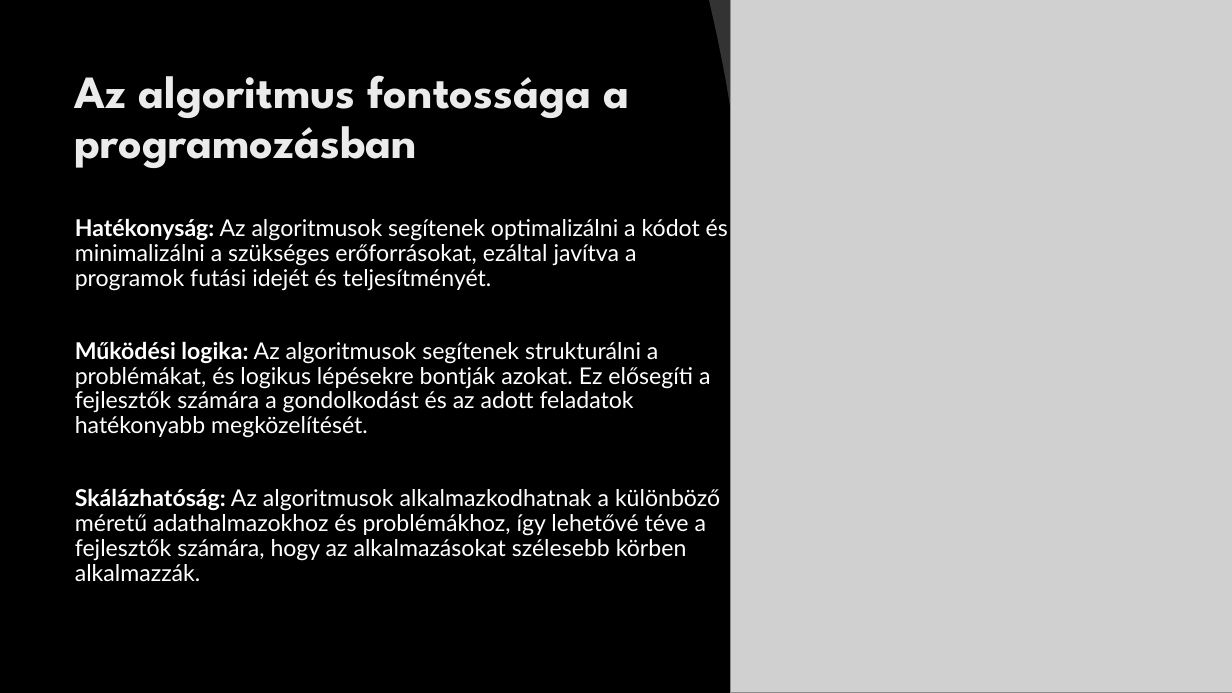
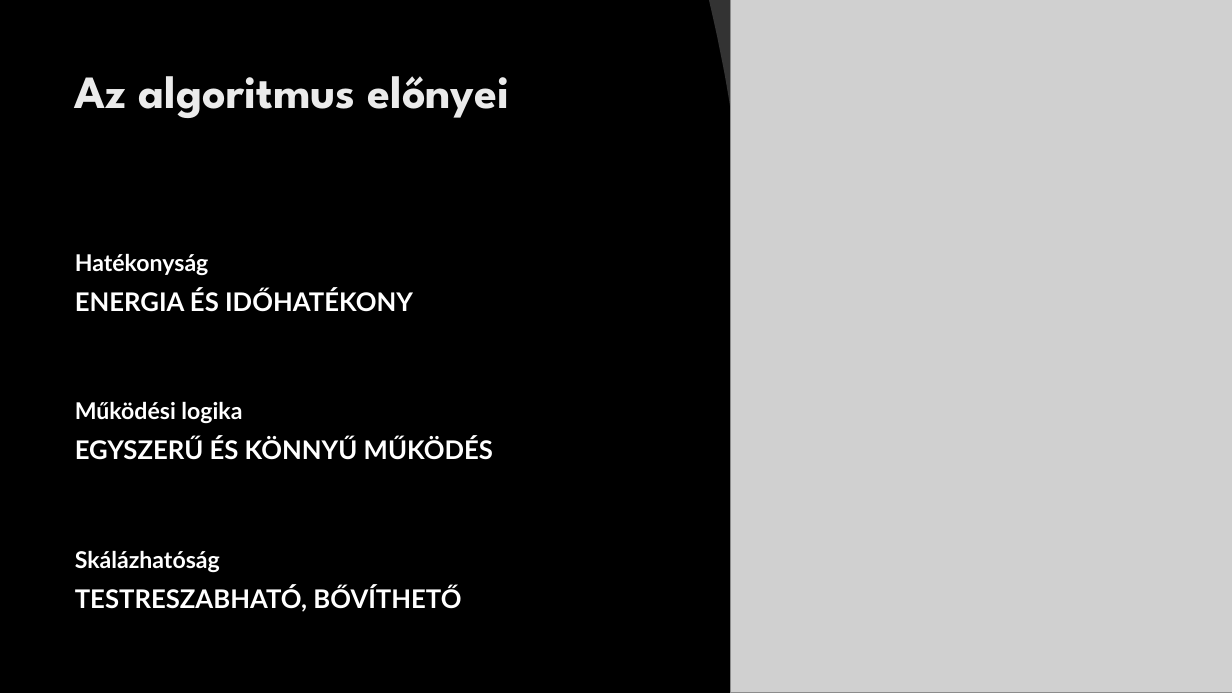
Before and after one commit to kizsi2019/KA_11D, a slide deck: slide 2 of Dunai Krisztián János/Algoritmus.pptx. Drawn at 1232x693 pixels with LibreOffice and Linux fonts; fonts in the diff are those of the drawing; grey boxes stand for pictures; background and template pictures are left out. Boxes give left, top, right and bottom in pixels: in the first picture for what was removed or moved away, otherwise in the second. Text is boxed around its words. In the diff, an @@ line names an element or a change of style, - is before the commit and + after.

```diff
--- a/Dunai Krisztián János/Algoritmus.pptx
+++ b/Dunai Krisztián János/Algoritmus.pptx
@@ title at (75, 76, 510, 118): text changed @@
-Az algoritmus fontossága a programozásban
+Az algoritmus előnyei
@@ text at (75, 253, 493, 612): text changed; size 18 to 20 pt; bold on @@
-Hatékonyság: Az algoritmusok segítenek optimalizálni a kódot és minimalizálni a szükséges erőforrásokat, ezáltal javítva a programok futási idejét és teljesítményét.
-Működési logika: Az algoritmusok segítenek strukturálni a problémákat, és logikus lépésekre bontják azokat. Ez elősegíti a fejlesztők számára a gondolkodást és az adott feladatok hatékonyabb megközelítését.
-Skálázhatóság: Az algoritmusok alkalmazkodhatnak a különböző méretű adathalmazokhoz és problémákhoz, így lehetővé téve a fejlesztők számára, hogy az alkalmazásokat szélesebb körben alkalmazzák.
+Hatékonyság
+ENERGIA ÉS IDŐHATÉKONY
+Működési logika
+EGYSZERŰ ÉS KÖNNYŰ MŰKÖDÉS
+Skálázhatóság
+TESTRESZABHATÓ, BŐVÍTHETŐ
```
Also in this commit, not shown: 7 other slides changed.
